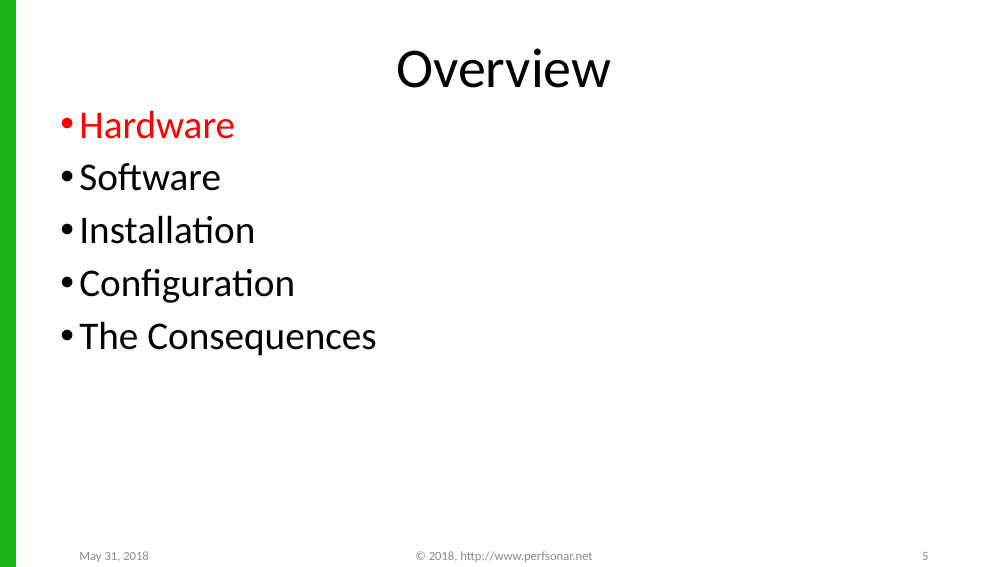
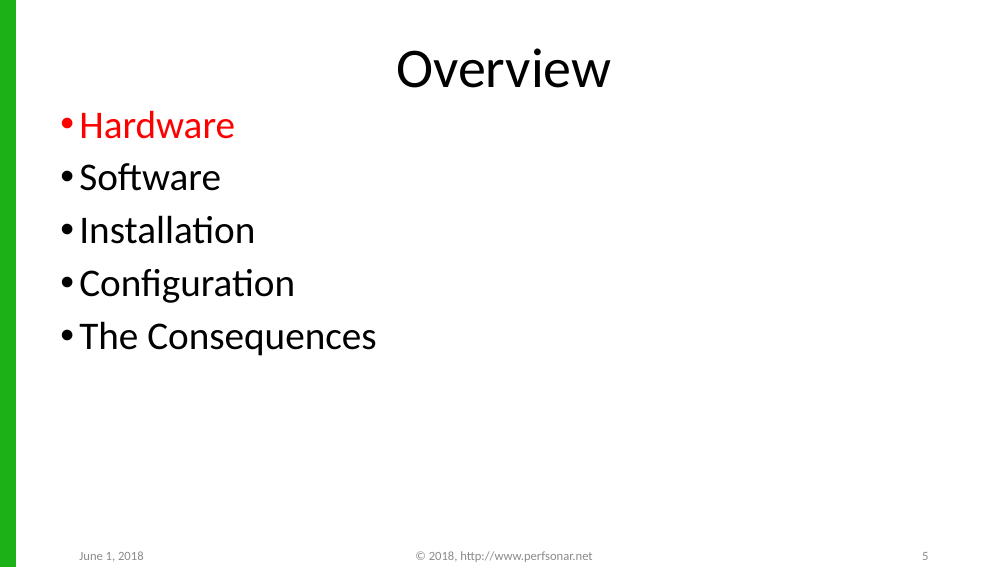
Before and after one commit to GreatPlainsNetwork/20180601-FIONAworkshop, a slide deck: slide 5 of presentations/GPN201806-perfSONAR-Installation_and_Basic_Configuration.pptx. Drawn at 1008x567 pixels with LibreOffice and Linux fonts; fonts in the diff are those of the drawing; background and template pictures are left out. Boxes give left, top, right and bottom in pixels: in the first picture for what was removed or moved away, otherwise in the second. Text is boxed around its words. In the diff, an @@ line names an element or a change of style, - is before the commit and + after.

```diff
--- a/presentations/GPN201806-perfSONAR-Installation_and_Basic_Configuration.pptx
+++ b/presentations/GPN201806-perfSONAR-Installation_and_Basic_Configuration.pptx
@@ text at bbox=[79, 551, 144, 561]: text changed @@
-May 31, 2018
+June 1, 2018
```
Also in this commit, not shown: 47 other slides changed, 2 other files.
